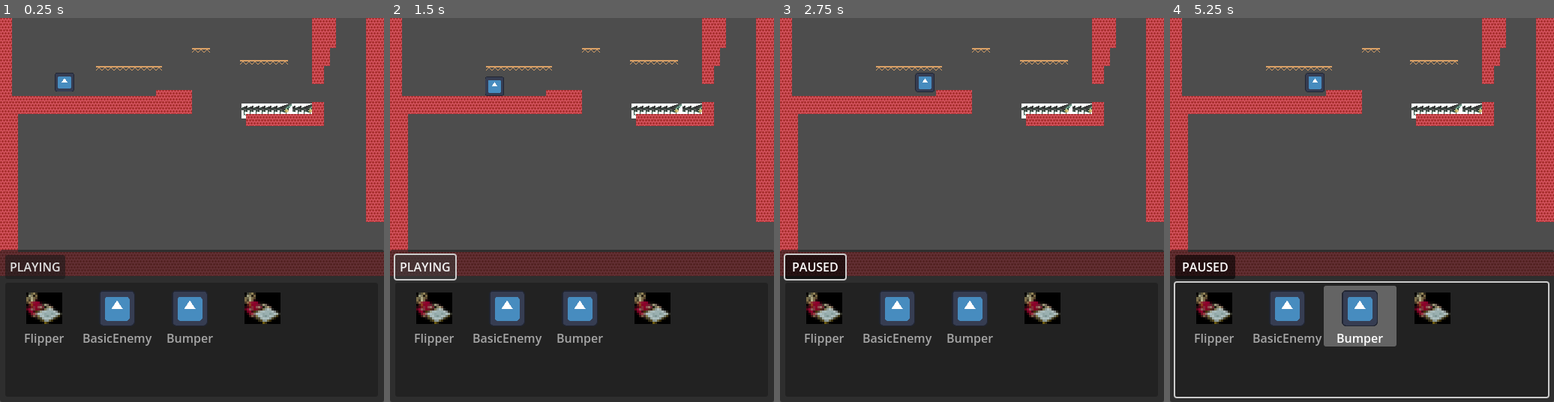
Above: before the commit, frames 1-4 (left to right).
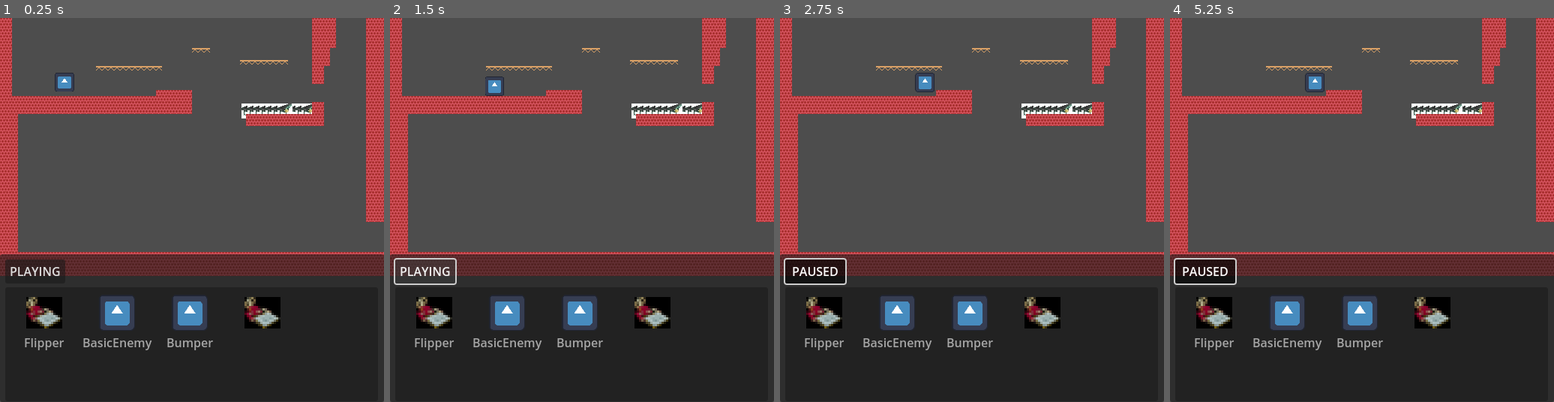
Above: after the commit, the same moments.

Repository: barndles/RolesReversedGMTK
Game: Godot game, scene res://testLevel.tscn
Same seed, same stepped clock (60 frames per second), same inputs: the game is played once before the commit and once after it. The engine's default icon, where the game draws it, is replaced by a stand-in: a white triangle on a blue panel in a dark square.
Inputs (mouse positions are in pixels of both pictures, inside the frame that each line leads up to):
- Up to frame 1 (0.25 s): no input
- Up to frame 2 (1.5 s): click "PLAYING" at 0.5 s; click "PAUSED" at 1.25 s
- Up to frame 3 (2.75 s): click "PLAYING" at 2 s
- Up to frame 4 (5.25 s): move the mouse to (1446, 190) at 2.77 s; click (1446, 190) at 2.92 s; move the mouse to (1285, 229) at 3.52 s; click (1285, 229) at 3.67 s; move the mouse to (1400, 125) at 4.27 s; click (1400, 125) at 4.42 s; move the mouse to (1342, 286) at 5.02 s; click (1342, 286) at 5.17 s

The runs differ from the first frame. In frame 1, 4.3% of the frame differs, in the area x 0-100%, y 60-87%; in frame 2, 4.4%; in frame 3, 4.5%; in frame 4, 7.3%, in the area x 0-100%, y 60-100%.

Commit message:
ui blocking spawn works :D

Diff:
--- a/ItemList.gd
+++ b/ItemList.gd
@@ -6,6 +6,7 @@
 
 var spawnables = [flipper, simpleEnemy, bumper]
 var mouseOnUI = get_node(".").mouseOnUI
+var canSpawn = false
 var mousePos
 # Called when the node enters the scene tree for the first time.
 func _ready():
@@ -15,6 +16,12 @@
 func _process(delta):
 	print(mouseOnUI)
 	mousePos = get_global_mouse_position()
+
+	if mousePos.y > 312:
+		canSpawn = false
+	else:
+		canSpawn = true
+
 
 func _input(event):
 	# Mouse in viewport coordinates.
@@ -28,7 +35,7 @@
 		pass
 
 func spawn(selection:int):
-	if !mouseOnUI:
+	if canSpawn:
 		var spawnedObject = spawnables[selection].instantiate()
 		spawnedObject.global_position = get_global_mouse_position()
 		get_parent().get_parent().add_child(spawnedObject)
--- a/ItemMenu.tscn
+++ b/ItemMenu.tscn
@@ -18,26 +18,26 @@
 
 [node name="Panel" type="Panel" parent="."]
 layout_mode = 0
-offset_top = 309.0
+offset_top = 315.0
 offset_right = 512.0
 offset_bottom = 512.0
 
-[node name="Button" type="Button" parent="."]
+[node name="Button" type="Button" parent="Panel"]
 layout_mode = 0
 offset_left = 7.0
-offset_top = 316.0
+offset_top = 7.0
 offset_right = 87.0
-offset_bottom = 348.0
+offset_bottom = 39.0
 toggle_mode = true
 text = "PAUSED"
 script = ExtResource("4_731k0")
 
-[node name="ItemList" type="ItemList" parent="."]
+[node name="ItemList" type="ItemList" parent="Panel"]
 layout_mode = 2
 offset_left = 7.0
-offset_top = 353.0
+offset_top = 44.0
 offset_right = 504.0
-offset_bottom = 505.0
+offset_bottom = 196.0
 allow_reselect = true
 item_count = 4
 max_columns = 0
@@ -55,11 +55,5 @@
 item_3/icon = ExtResource("1_y7cvu")
 script = ExtResource("3_k2y0y")
 
-[connection signal="mouse_entered" from="Panel" to="." method="_on_panel_mouse_entered"]
-[connection signal="mouse_entered" from="Panel" to="ItemList" method="_on_panel_mouse_entered"]
-[connection signal="mouse_exited" from="Panel" to="." method="_on_panel_mouse_exited"]
-[connection signal="mouse_exited" from="Panel" to="ItemList" method="_on_panel_mouse_exited"]
-[connection signal="mouse_entered" from="Button" to="." method="_on_button_mouse_entered"]
-[connection signal="mouse_exited" from="Button" to="." method="_on_button_mouse_exited"]
-[connection signal="mouse_entered" from="ItemList" to="." method="_on_item_list_mouse_entered"]
-[connection signal="mouse_exited" from="ItemList" to="." method="_on_item_list_mouse_exited"]
+[connection signal="mouse_entered" from="Panel" to="Panel/ItemList" method="_on_panel_mouse_entered"]
+[connection signal="mouse_exited" from="Panel" to="Panel/ItemList" method="_on_panel_mouse_exited"]
